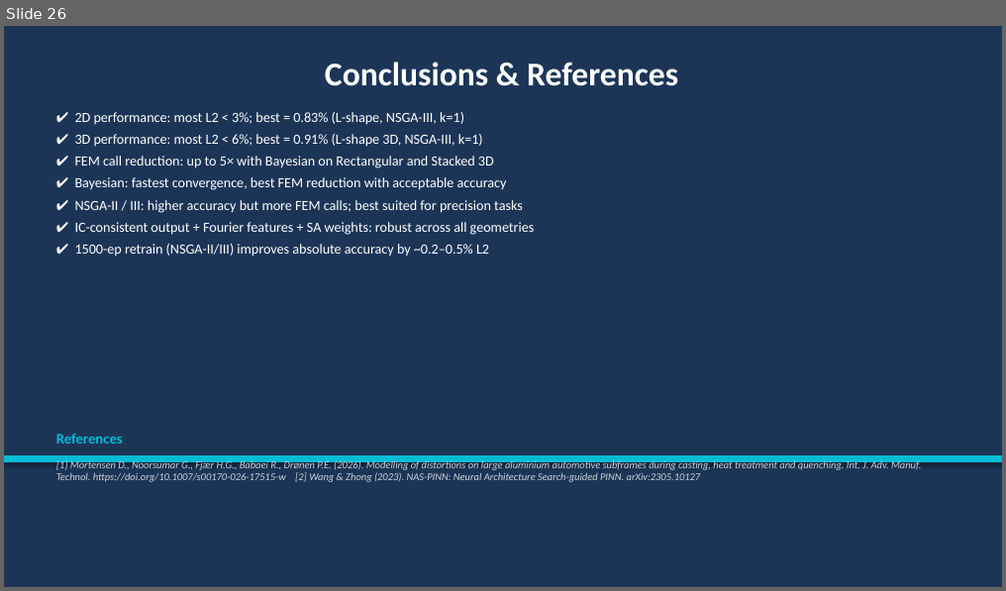
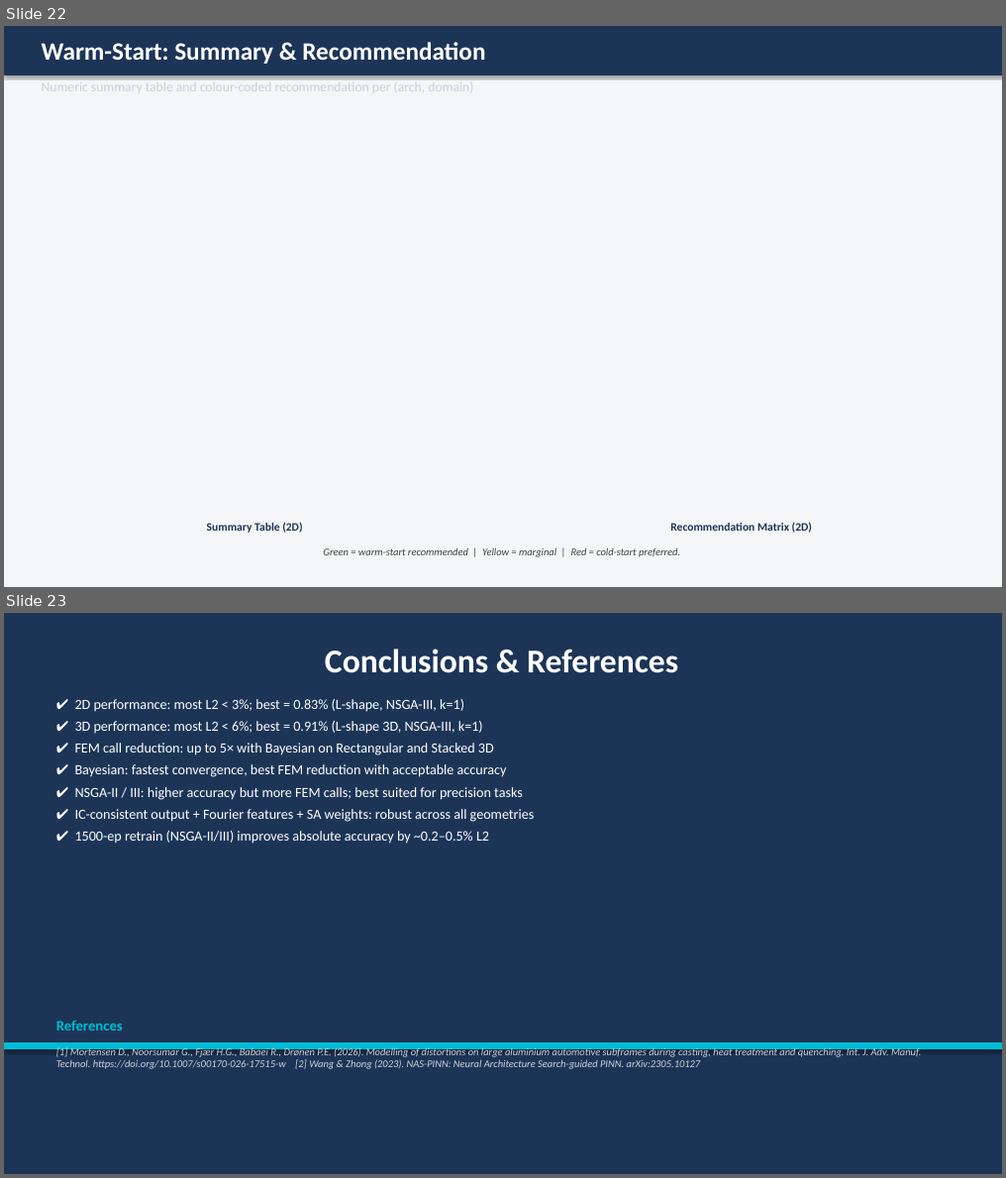
Before and after one commit to Omer8693/NAS-PINNS1, a slide deck: thermal_pinn/reports/NAS_PINN_Thermal_Quenching.pptx. Shown one above the other, each under a label of ours: slide 26 before the commit, slides 22 and 23 after it. The pictures are 1006x591 and 1006x1178 pixels, drawn with LibreOffice and Linux fonts; fonts in the diff are those of the drawing. Boxes give left, top, right and bottom in pixels: in the first picture for what was removed or moved away, otherwise in the second. Text is boxed around its words. In the diff, an @@ line names an element or a change of style, - is before the commit and + after.

```diff
--- a/thermal_pinn/reports/NAS_PINN_Thermal_Quenching.pptx
+++ b/thermal_pinn/reports/NAS_PINN_Thermal_Quenching.pptx
@@ slide 22 added at [4,26,1002,587], background #FFFFFF @@
@@ rectangle added at [4,26,1002,587], fill #F4F6F8, outline #F4F6F8 0.75 pt @@
@@ rectangle added at [4,26,1002,75], fill #1C3557, outline #1C3557 0.75 pt @@
@@ text added at [42,42,485,64], 24 pt, text #FFFFFF, bold @@
+Warm-Start: Summary & Recommendation
@@ text added at [42,79,473,96], 13 pt, text #CCD1D9 @@
+Numeric summary table and colour-coded recommendation per (arch, domain)
@@ text added at [207,522,302,533], 11 pt, text #1C3557, bold @@
+Summary Table (2D)
@@ text added at [670,522,812,533], 11 pt, text #1C3557, bold @@
+Recommendation Matrix (2D)
@@ text added at [323,548,680,558], 10 pt, text #444444, italic @@
+Green = warm-start recommended | Yellow = marginal | Red = cold-start preferred.
@@ what was slide 26 is now slide 23 @@
```
Also in this commit, not shown: 12 slides changed, 1 other slide added, 5 slides removed, 6 other files.
